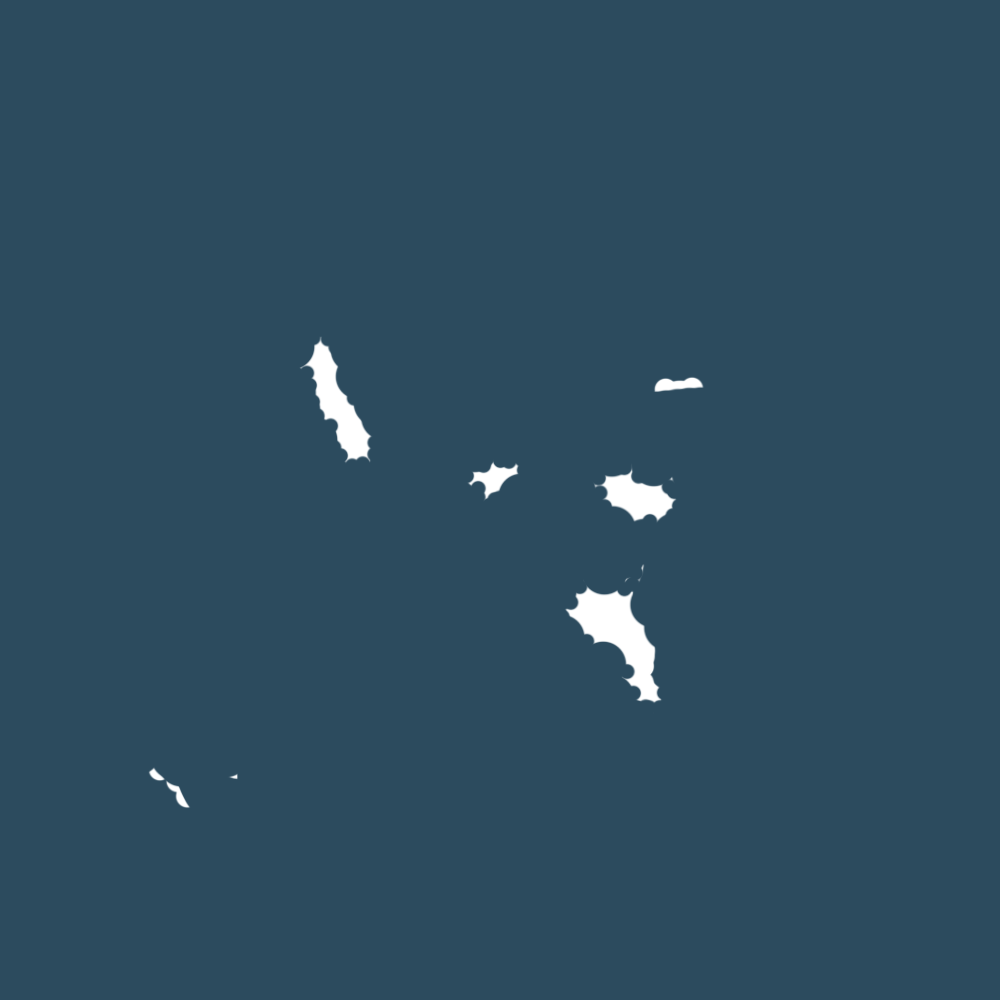
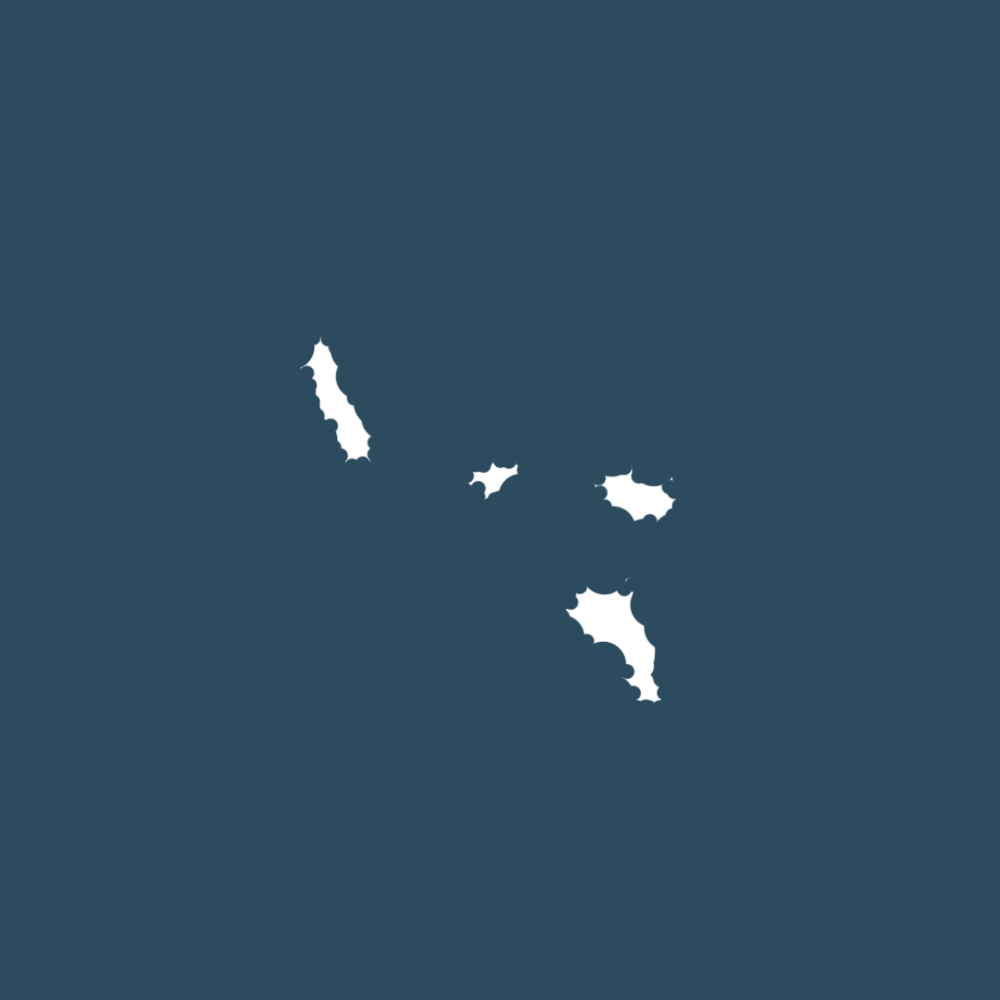
Before/after of a 1000x1000 layered artwork. What changed in the layer stack:
painted on "Layer 1" over [148, 376, 704, 809]
